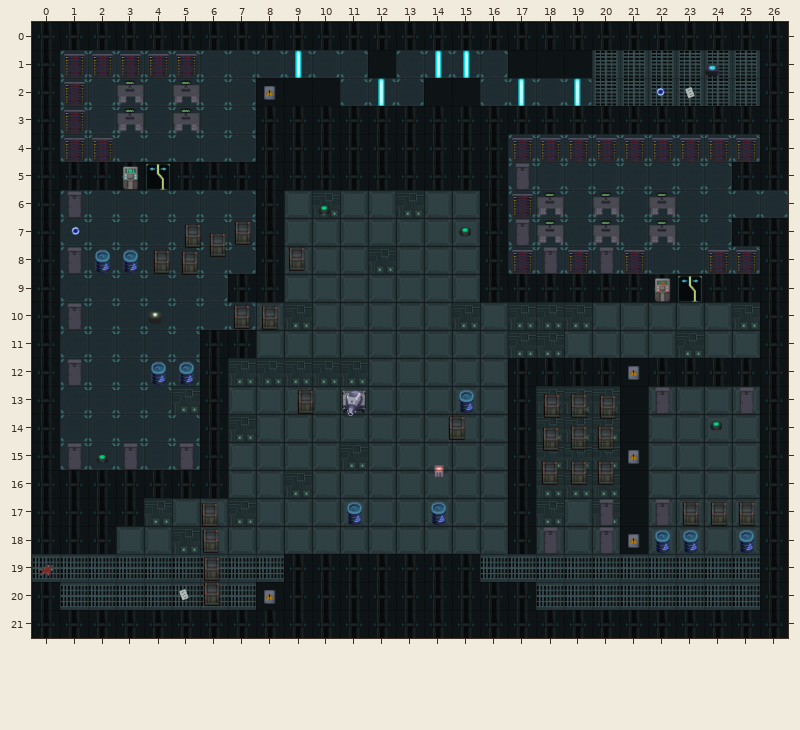
A Tiled map gets an edit: assets/maps/Level2.tmx. The picture above was drawn from the file before the commit.
Cells are 111x111 px. Shown: x 0..26, y 0..21.
New version:
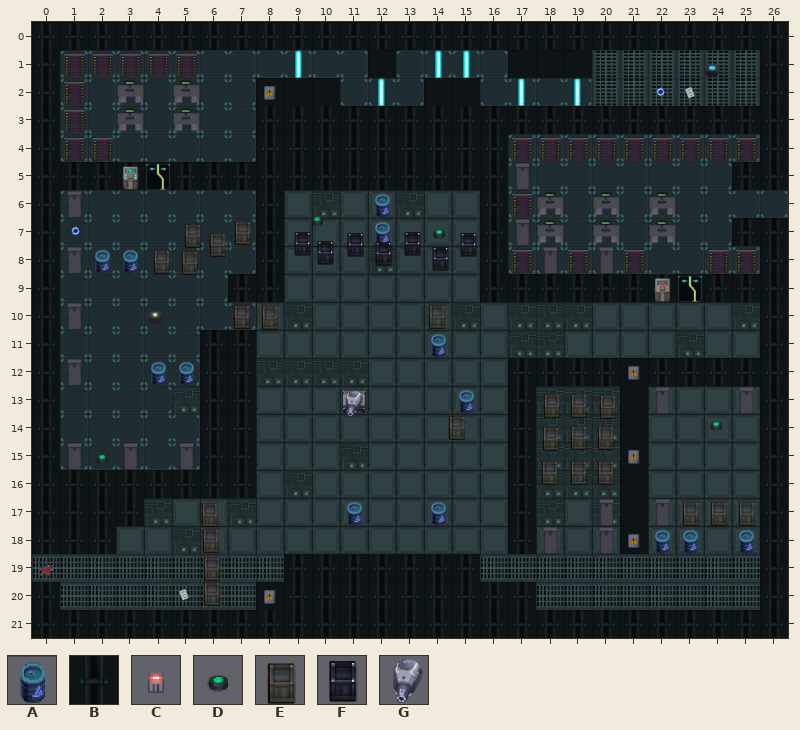
Key: from "Tilemap2": A 9, B 14, C 17, D 18, E 22, F 28, G 29.
_ is an empty cell.
Objects are placed by their top-left corner, in cells (3,4 is the top-left corner of cell 3,4); size is 1x1 cell unless given.
The exact change:
{"where": "layer \"wall\""}
{"y":12,"x":7,"old":"_","new":"B"}
{"y":13,"x":7,"old":"_","new":"B"}
{"y":14,"x":7,"old":"_","new":"B"}
{"y":15,"x":7,"old":"_","new":"B"}
{"y":16,"x":7,"old":"_","new":"B"}
{"where": "layer \"objects\""}
{"y":6,"x":12,"old":"_","new":"A"}
{"y":7,"x":12,"old":"_","new":"A"}
{"y":11,"x":14,"old":"_","new":"A"}
{"where": "layer \"objects #2\""}
{"was": "D \"Battery\" at 9.9,6.1", "now": "D \"Battery\" at 9.7,6.5"}
{"was": "D \"Battery\" at 15,6.9", "now": "D \"Battery\" at 14,7"}
{"was": "G at 10.9,13.1", "now": "G \"Turret\" at 10.9,13.1"}
{"now": "F \"BoxHard\" at 9.1,7.4"}
{"now": "F \"BoxHard\" at 13.1,7.4"}
{"now": "F \"BoxHard\" at 11,7.4"}
{"now": "F \"BoxHard\" at 15.1,7.4"}
{"now": "F \"BoxHard\" at 10,7.7"}
{"now": "F \"BoxHard\" at 12,7.8"}
{"now": "F \"BoxHard\" at 14.1,7.9"}
{"now": "E \"Box\" at 13.9,10"}
{"was": "E \"Box\" at 8.9,7.9"}
{"was": "E \"Box\" at 9.3,13"}
{"was": "C \"Console\" at 14.1,15.5"}
{"label":"changed","picture_box":[288,193,477,271]}
{"label":"added","picture_box":[428,305,446,357]}
{"label":"added","picture_box":[228,358,256,498]}
{"label":"removed","picture_box":[297,390,314,414]}
{"label":"changed","picture_box":[338,389,366,417]}
{"label":"removed","picture_box":[434,465,444,478]}
